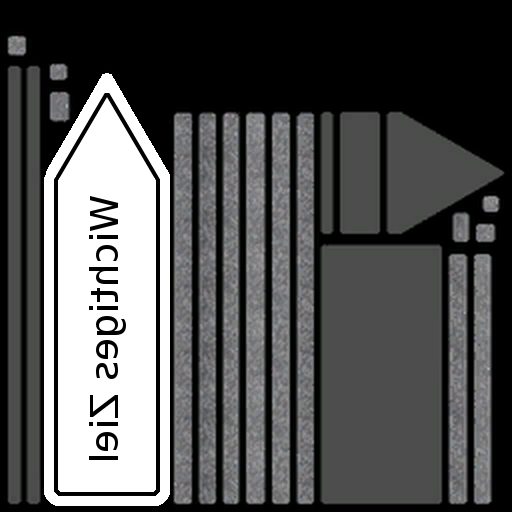
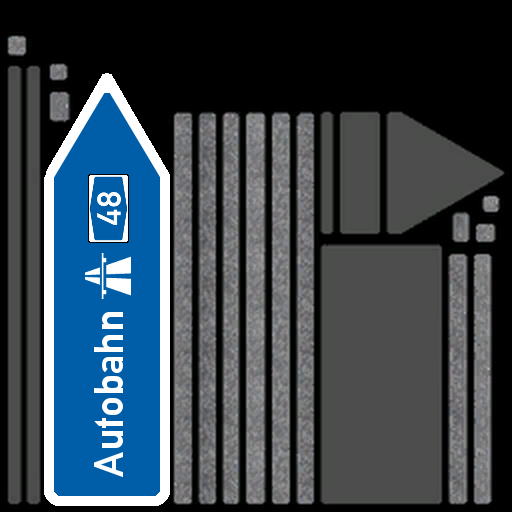
The second 512x512 image is a revision of the first. Changes to its layers:
hid "Border" over [54, 93, 160, 496]
added group "Autobahn" with 8 layers in group "Wegweiser (texture)" over [54, 93, 160, 496]
added group "Info" with 5 layers in group "Autobahn" over [85, 174, 131, 478]
added group "Federal Route" with 2 layers in group "Info" over [88, 174, 129, 243]
added layer "Number #1" in group "Federal Route" over [97, 192, 121, 225]
added layer "Background" in group "Federal Route" over [88, 174, 129, 243]
added layer "Autobahn Logo" in group "Info" over [85, 253, 131, 299]
added layer "Text (Autobahn)" in group "Info" over [94, 312, 123, 478]
added layer "Background #1 (Autobahn)" in group "Autobahn" over [54, 93, 160, 496]
added layer "Background #2 (Autobahn)" in group "Autobahn" over [54, 93, 160, 496]
hid group "Stadt" (3 layers) over [54, 93, 160, 496]
